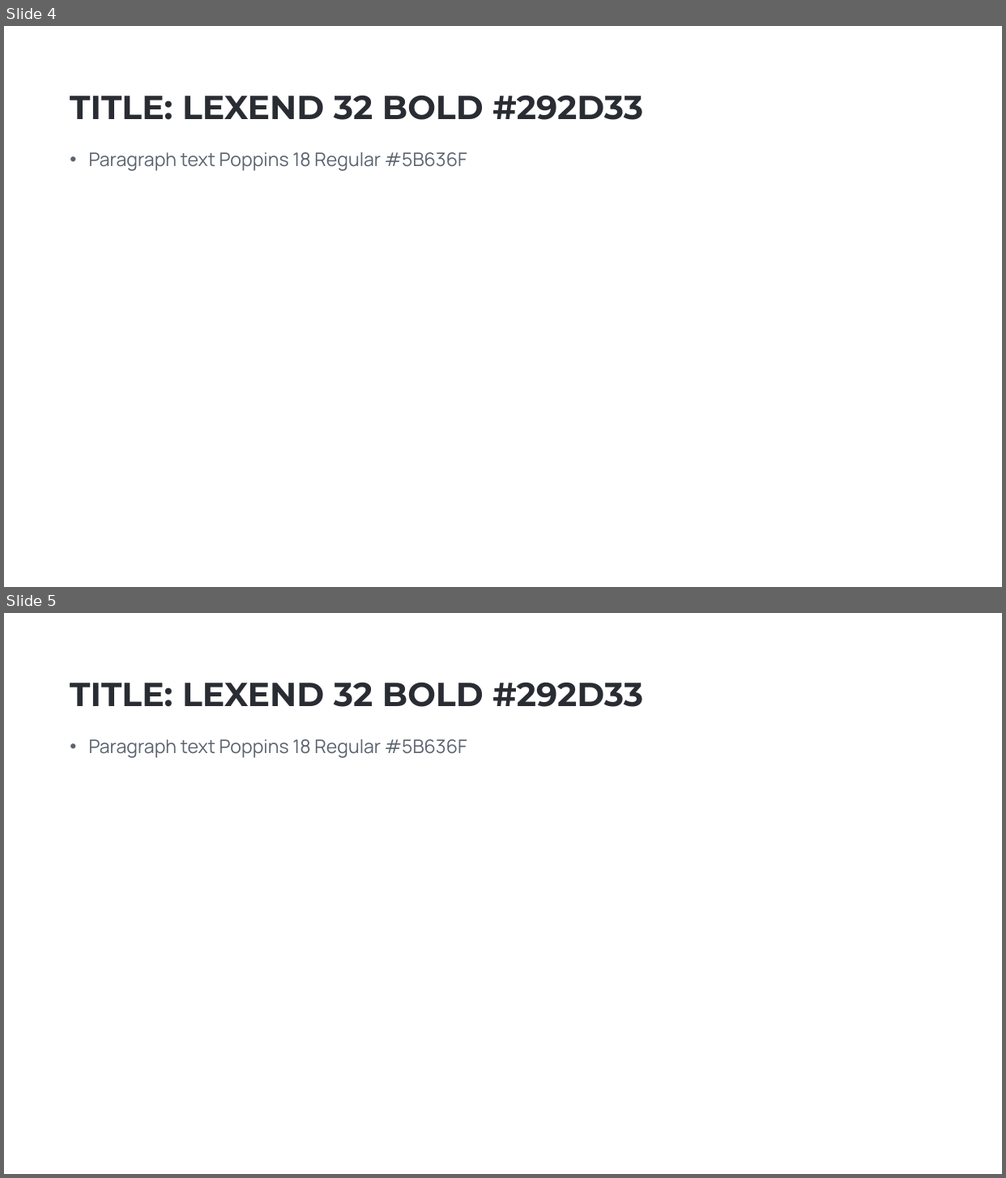
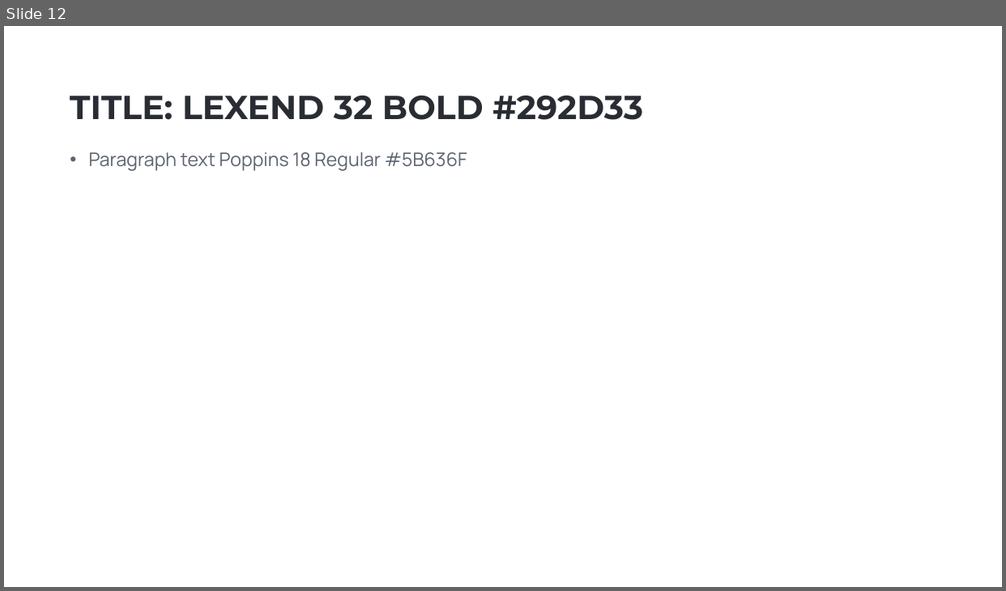
Before and after one commit to hikalkan/presentations, a slide deck: 2023-09-28 ABP CMS Kit/ABP CMS Kit.pptx. Shown one above the other, each under a label of ours: slides 4 and 5 before the commit, slide 12 after it. The pictures are 1006x1178 and 1006x591 pixels, drawn with LibreOffice and Linux fonts; fonts in the diff are those of the drawing; background and template pictures are left out. Boxes give left, top, right and bottom in pixels: in the first picture for what was removed or moved away, otherwise in the second. Text is boxed around its words. In the diff, an @@ line names an element or a change of style, - is before the commit and + after.

```diff
--- a/2023-09-28 ABP CMS Kit/ABP CMS Kit.pptx
+++ b/2023-09-28 ABP CMS Kit/ABP CMS Kit.pptx
@@ slide 5 removed at (x1=4, y1=613, x2=1002, y2=1174), background picture (left out) @@
@@ text removed at (x1=70, y1=682, x2=643, y2=707) @@
-TITLE: LEXEND 32 BOLD #292D33
@@ text removed at (x1=89, y1=739, x2=467, y2=758) @@
-• Paragraph text Poppins 18 Regular #5B636F
@@ what was slide 4 is now slide 12 @@
```
Also in this commit, not shown: 7 slides added, 1 other slide removed.
